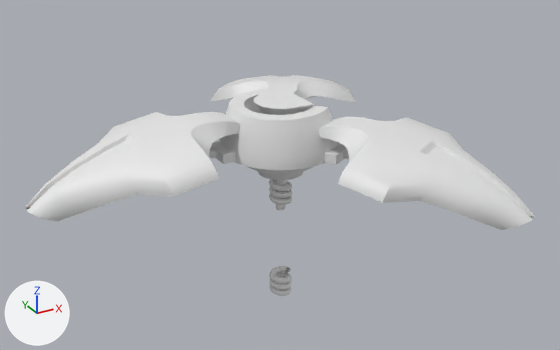
Renders of the FBX model Unity Project/Assets/Objects/709WarRobot.fbx from each side of a commit.
Camera for both pictures: a camera (50 mm lens) standing at (-0.1151, -0.2088, 0.1274) and looking at (-0.0026, -0.0042, 0.0251). The axes (+X, +Y, +Z) are drawn at lower left. The lights are the same throughout. Where no turn or scale is listed for an object, it has been applied to the vertices.
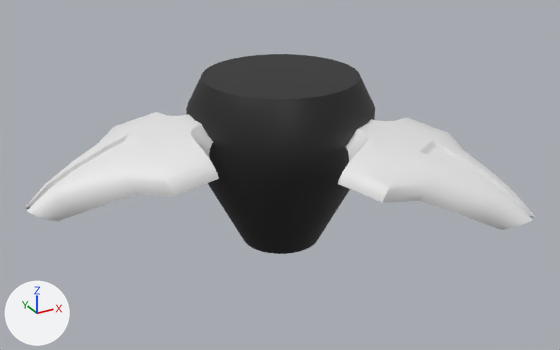
What changed in the scene script:
```text
Add mat_material_001:
    mat_material_001 = principled_material('Material_001')
    mat_material_001.base_color = (0.0134, 0.0134, 0.0134)  # black #1f1f1f
Add me_cylinder:
    me_cylinder.from_pydata(...)  # 128 vertices, 98 faces; spans x -0.0302..0.0302, y -0.0302..0.0302, z -0.0235..0.034
    me_cylinder.materials.append(mat_material_001)  # black #1f1f1f
Remove ob_cylinder_002:
    ob_cylinder_002 = bpy.data.objects.new('Cylinder_002', me_cylinder_002)
    ob_cylinder_002.location = (0.0, 0.0, 0.0)
Add ob_cylinder:
    ob_cylinder = bpy.data.objects.new('Cylinder', me_cylinder)
    ob_cylinder.location = (0.0, 0.0, 0.0237)
```

What differs and where, as boxes (x1, y1, x2, y2) in the pictures (560 x 350 px):
'Cylinder', added (black): after (186, 54, 375, 254)
'Cylinder_002', deleted: before (269, 266, 292, 296)
